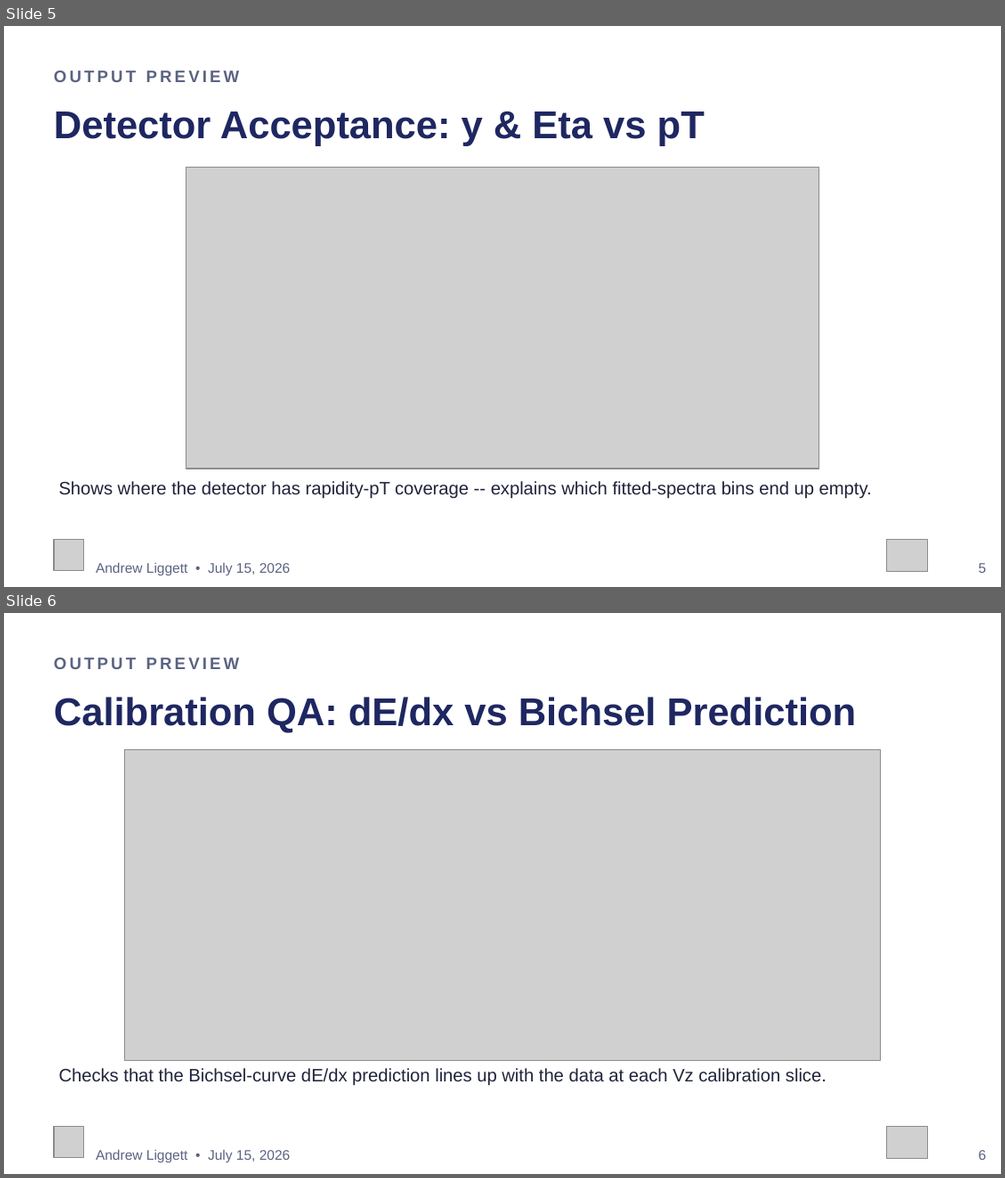
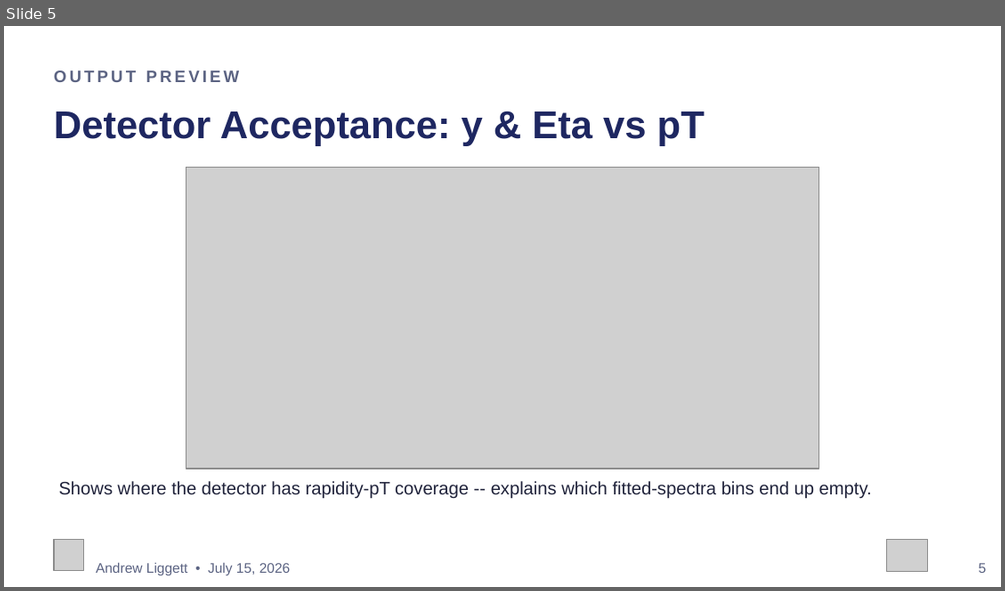
Before and after one commit to liggett2820/lightflavorspectra_OO200, a slide deck: docs/OO200_Spectra_Status_Update.pptx. Shown one above the other, each under a label of ours: slides 5 and 6 before the commit, slide 5 after it. The pictures are 1005x1178 and 1005x591 pixels, drawn with LibreOffice and Linux fonts; fonts in the diff are those of the drawing; grey boxes stand for pictures. Boxes give left, top, right and bottom in pixels: in the first picture for what was removed or moved away, otherwise in the second. Text is boxed around its words. In the diff, an @@ line names an element or a change of style, - is before the commit and + after.

Commit message:
Replace last 2 slides (CalibrationQA, RawYield) with a single Next Steps slide: finalize cuts, begin ZFitter fits

```diff
--- a/docs/OO200_Spectra_Status_Update.pptx
+++ b/docs/OO200_Spectra_Status_Update.pptx
@@ slide 6 removed at [4,613,1001,1174], background #FFFFFF @@
@@ text removed at [54,657,240,669] @@
-OUTPUT PREVIEW
@@ text removed at [54,697,857,733] @@
-Calibration QA: dE/dx vs Bichsel Prediction
@@ picture removed at [125,749,880,1061] @@
@@ text removed at [59,1068,826,1086] @@
-Checks that the Bichsel-curve dE/dx prediction lines up with the data at each Vz calibration slice.
@@ picture removed at [54,1127,84,1158] @@
@@ picture removed at [886,1127,927,1159] @@
@@ text removed at [96,1149,291,1162] @@
-Andrew Liggett • July 15, 2026
@@ text removed at [979,1150,987,1159] @@
-6
```
Also in this commit, not shown: 1 slide added, 1 other slide removed.
